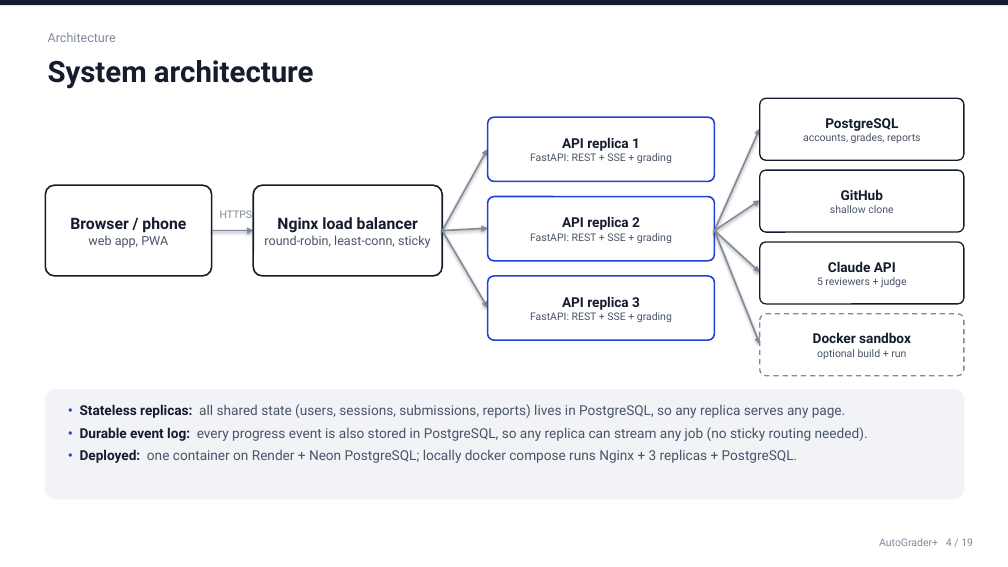
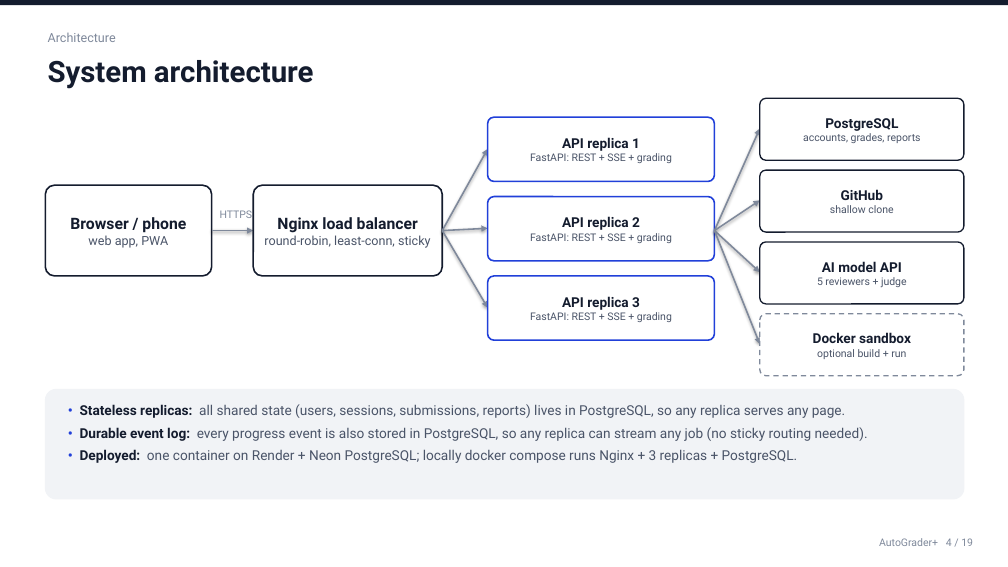
Before and after one commit to roshanraj9136/auto-grader, a slide deck: slide 4 of docs/AutoGrader.pptx. Drawn at 1008x567 pixels with LibreOffice and Linux fonts; fonts in the diff are those of the drawing. Boxes give left, top, right and bottom in pixels: in the first picture for what was removed or moved away, otherwise in the second. Text is boxed around its words. In the diff, an @@ line names an element or a change of style, - is before the commit and + after.

```diff
--- a/docs/AutoGrader.pptx
+++ b/docs/AutoGrader.pptx
@@ text in rounded rectangle at <box>822,261,902,272</box>: text changed @@
-Claude API
+AI model API
```
Also in this commit, not shown: 4 other slides changed, 37 other files.
